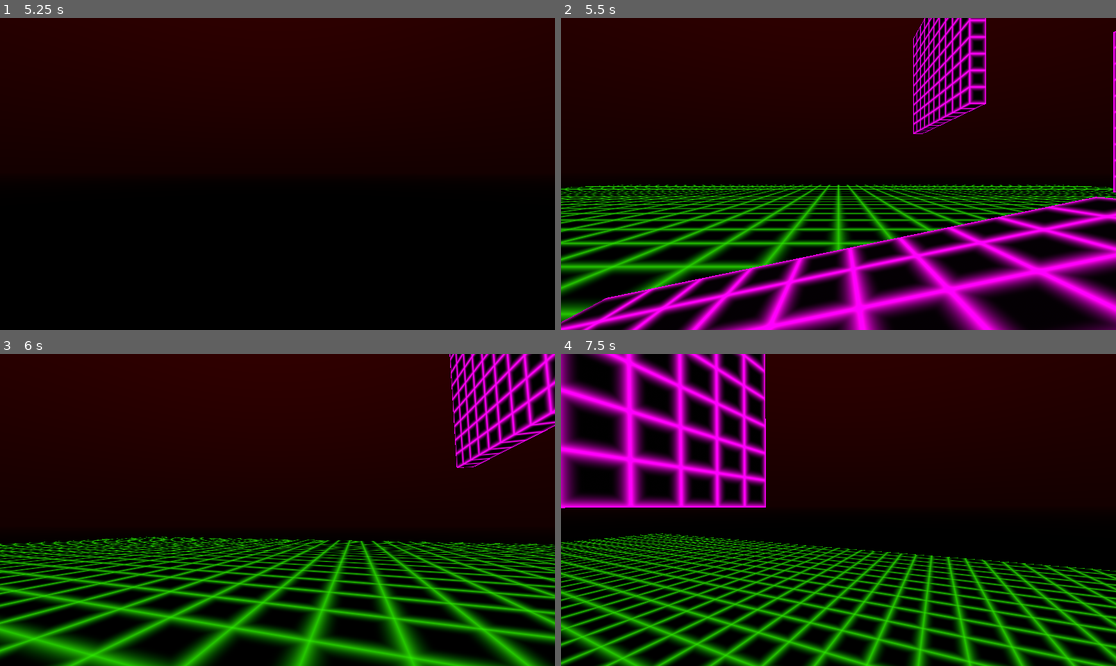
Above: before the commit, frames 1-4 (two rows, left to right).
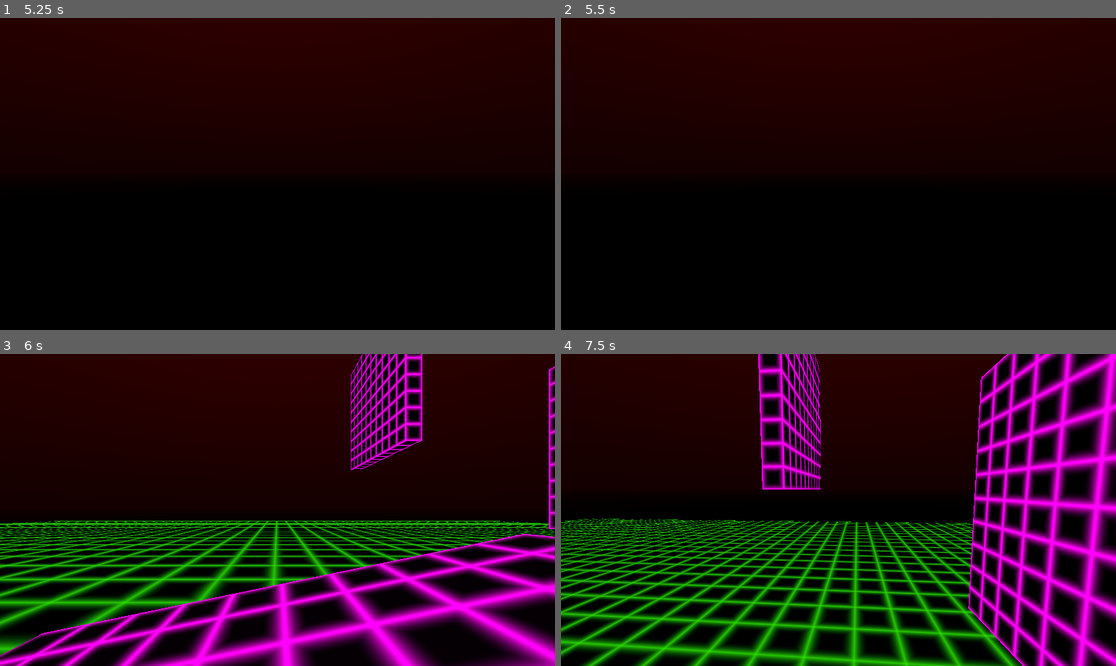
Above: after the commit, the same moments.

Repository: Skunkynator/NeonTop
Game: Godot game, scene res://gameplay/test.tscn
Two runs of this game, one before a commit and one after it. Both use one fixed random seed, a clock stepped at 60 frames per second and the inputs below.
Inputs (mouse positions are in pixels of both pictures, inside the frame that each line leads up to):
- Up to frame 1 (5.25 s): move the mouse to (305, 174) at 0.52 s; hold W (gp_forward) from 0.53 s (still down); tap Space (gp_jump) at 0.77, 1.52, 3.02, 3.77, 4.52 s; move the mouse to (249, 174) at 1.27 s; move the mouse to (288, 167) at 2.02 s; move the mouse to (271, 180) at 2.77 s; move the mouse to (316, 177) at 3.52 s; move the mouse to (233, 170) at 4.27 s; tap Enter at 5 s; move the mouse to (283, 174) at 5.02 s
- Up to frame 2 (5.5 s): keep holding W (gp_forward)
- Up to frame 3 (6 s): move the mouse to (255, 503) at 5.77 s; release W (gp_forward) at 5.78 s; hold D (gp_right) from 5.78 s (still down)
- Up to frame 4 (7.5 s): tap Space (gp_jump) at 6.02, 6.77 s; move the mouse to (866, 510) at 6.52 s; release D (gp_right) at 6.53 s; hold W (gp_forward) from 6.53 s (still down); move the mouse to (810, 510) at 7.27 s

Frame 1 is identical in both runs. In frame 2, 36% of the frame differs, in the area x 0-100%, y 0-100%; in frame 3, 47%; in frame 4, 66%.

Commit message:
Implemented death freeze frames
Death Animation get's called and Player position freezes

Diff:
--- a/gameplay/player/Player.gd
+++ b/gameplay/player/Player.gd
@@ -29,6 +29,7 @@
 var jump_timer := 1.0 # for early jumps | when jump was last pressed
 var wall_timer := 1.0 # for late wall jumps | when wall was last touched
 var wallrun_timer := 1.0 # when we last ran on a wall
+var frozen := false
 
 
 func _ready():
@@ -40,6 +41,8 @@
 
 
 func _physics_process(delta):
+	if frozen:
+		return
 	# Compute desired direction
 	dvel = forward * int(Input.is_action_pressed("gp_forward"))
 	dvel -= forward * int(Input.is_action_pressed("gp_back"))
@@ -143,7 +146,11 @@
 
 
 func die() -> void:
-	# TODO: implement death animation and freeze frames
+	$AnimationPlayer.play("death")
+	var animation_len = $AnimationPlayer.get_current_animation_length()
+	frozen = true
+	yield(get_tree().create_timer(animation_len / 2), "timeout")
+	frozen = false
 	GameController.reset_level()
 	set_default_parameters()
 	pass
--- a/gameplay/player/Player.tscn
+++ b/gameplay/player/Player.tscn
@@ -7,6 +7,9 @@
 
 [sub_resource type="CapsuleMesh" id=2]
 radius = 0.5
+
+[sub_resource type="Animation" id=3]
+resource_name = "death"
 
 [node name="Player" type="KinematicBody"]
 script = ExtResource( 1 )
@@ -24,3 +27,6 @@
 [node name="Camera" type="Camera" parent="."]
 transform = Transform( 1, 0, 0, 0, 1, 0, 0, 0, 1, 0, 1.5, 0 )
 far = 917.1
+
+[node name="AnimationPlayer" type="AnimationPlayer" parent="."]
+anims/death = SubResource( 3 )
Not shown: 1 places in gameplay/player/Player.tscn that only renumber resources
